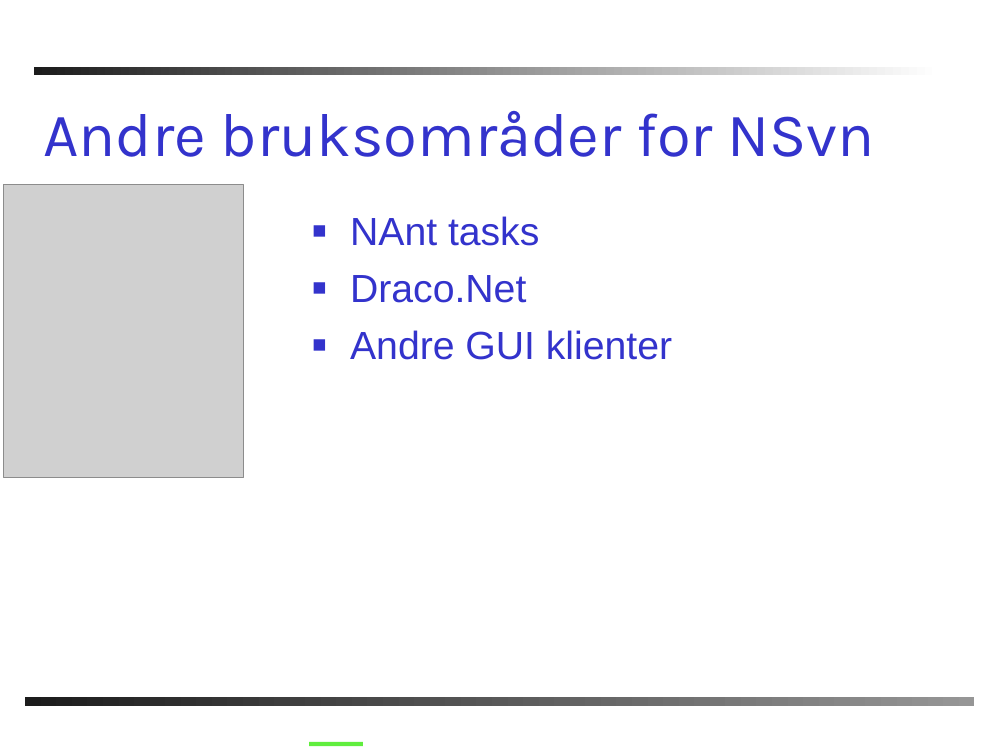
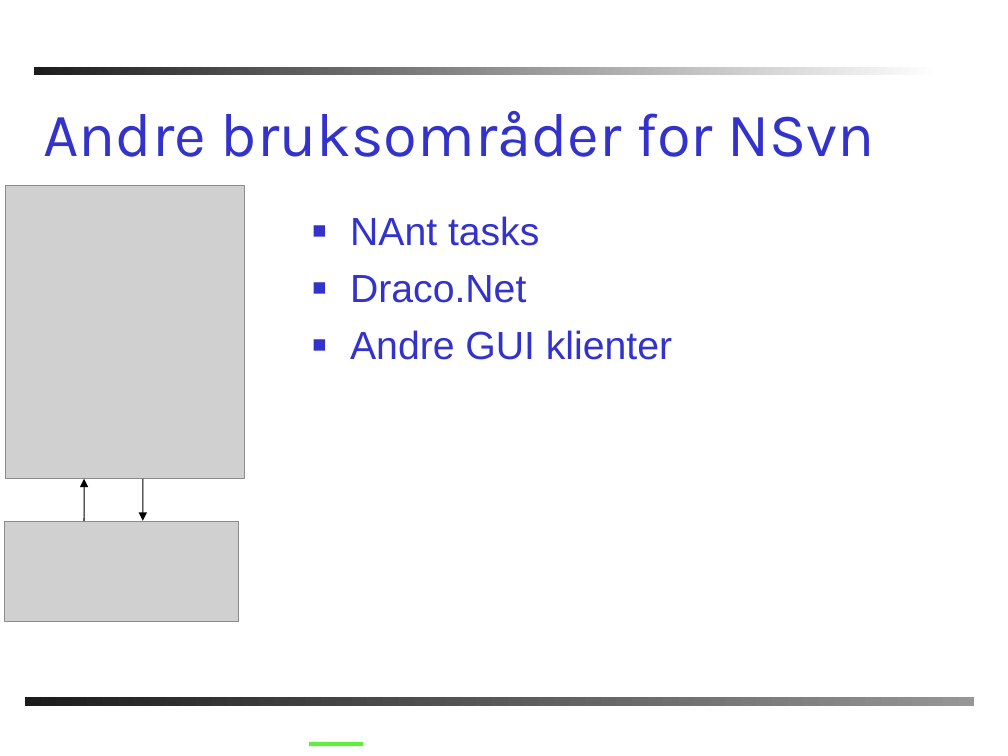
Before and after one commit to windygu/AnkhSVN, a slide deck: slide 11 of doc/powerpoint/Subversion_addin_for_VS.NET.ppt. Drawn at 1008x756 pixels with LibreOffice and Linux fonts; fonts in the diff are those of the drawing; grey boxes stand for pictures; background and template pictures are left out. Boxes give left, top, right and bottom in pixels: in the first picture for what was removed or moved away, otherwise in the second. Text is boxed around its words. In the diff, an @@ line names an element or a change of style, - is before the commit and + after.

```diff
--- a/doc/powerpoint/Subversion_addin_for_VS.NET.ppt
+++ b/doc/powerpoint/Subversion_addin_for_VS.NET.ppt
@@ arrow added from (84, 521) to (84, 479), #000000 0.74 pt @@
@@ arrow added from (143, 479) to (143, 521), #000000 0.74 pt @@
@@ picture added at box(4, 521, 239, 621) @@
```
Also in this commit, not shown: 9 other slides changed, 2 slides added, 1 slide removed.
